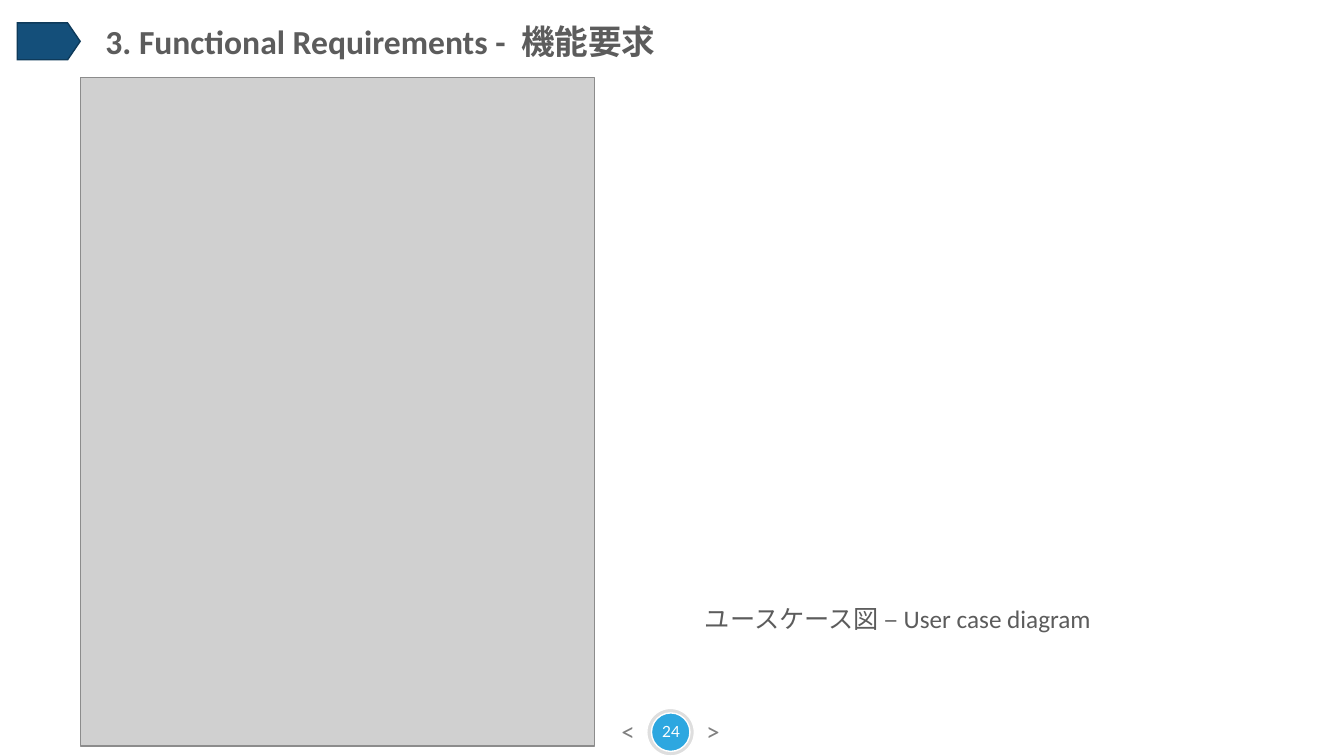
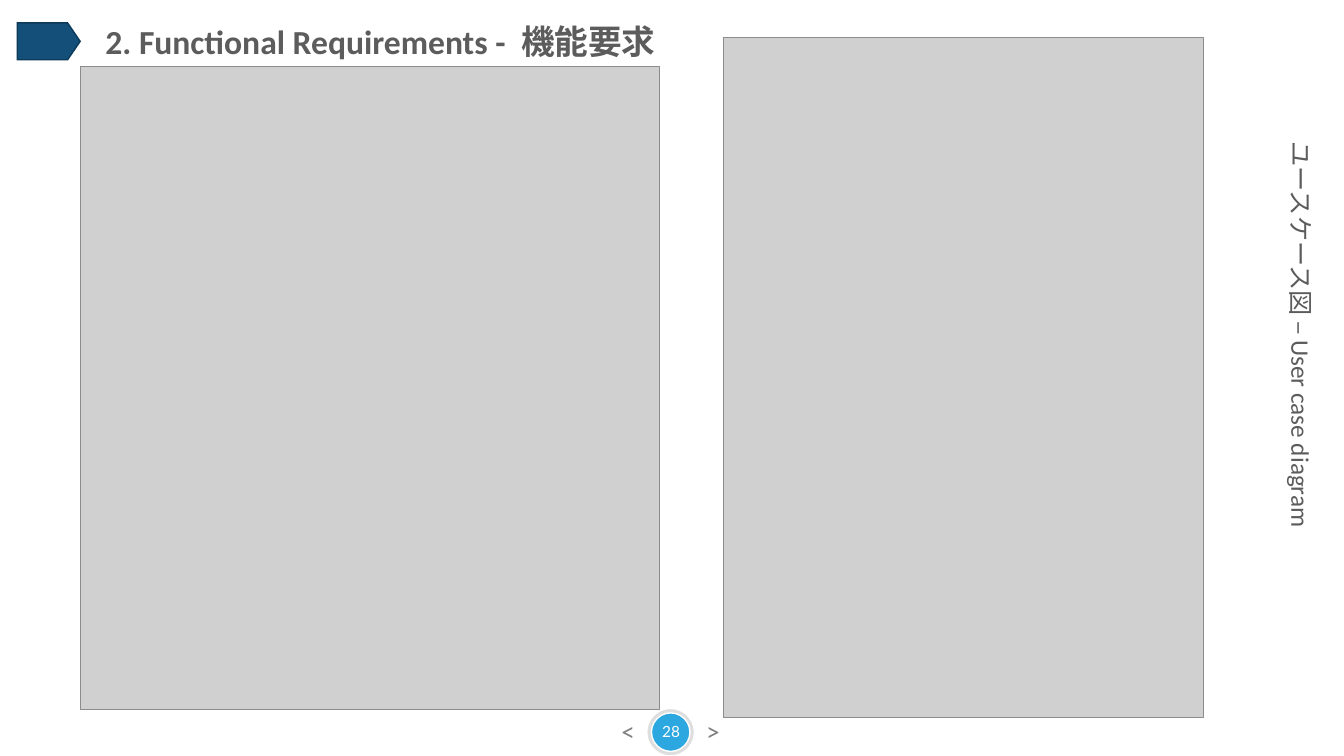
Before and after one commit to sangnvus/201609JS02, a slide deck: slide 28 of WIP/Documents/Report/Final Report/BSN_Slide Presentation.pptx (slide 24 before the commit). Drawn at 1344x756 pixels with LibreOffice and Linux fonts; fonts in the diff are those of the drawing; grey boxes stand for pictures. Boxes give left, top, right and bottom in pixels: in the first picture for what was removed or moved away, otherwise in the second. Text is boxed around its words. In the diff, an @@ line names an element or a change of style, - is before the commit and + after.

```diff
--- a/WIP/Documents/Report/Final Report/BSN_Slide Presentation.pptx
+++ b/WIP/Documents/Report/Final Report/BSN_Slide Presentation.pptx
@@ text at (105, 25, 655, 60): text changed @@
-3. Functional Requirements - 機能要求
+2. Functional Requirements - 機能要求
@@ picture added at (723, 38, 1203, 718) @@
@@ picture: place and size @@
-picture at (81, 78, 595, 746)
+picture at (81, 67, 659, 709)
@@ text "ユースケース図 – User case diagram": place and size @@
-text "ユースケース図 – User case diagram" at (705, 608, 1090, 633)
+text "ユースケース図 – User case diagram" at (1284, 159, 1320, 525)
@@ text "ユースケース図 – User case diagram" at (1284, 159, 1320, 525): rotation 0 to 90 degrees @@
@@ page number at (662, 726, 680, 737): text changed @@
-24
+28
```
Also in this commit, not shown: 7 other slides changed, 5 slides added, 1 slide removed, 9 other files.
